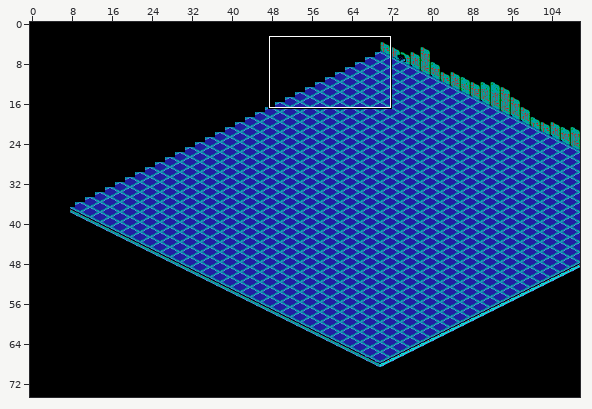
An edit to a level. Tiled map, res/gfx/grid/tilemap_zona0_zone14_v3.tmx. The picture above shows the old version from afar; the outline marks the close-up.
Close-up. Before the commit:
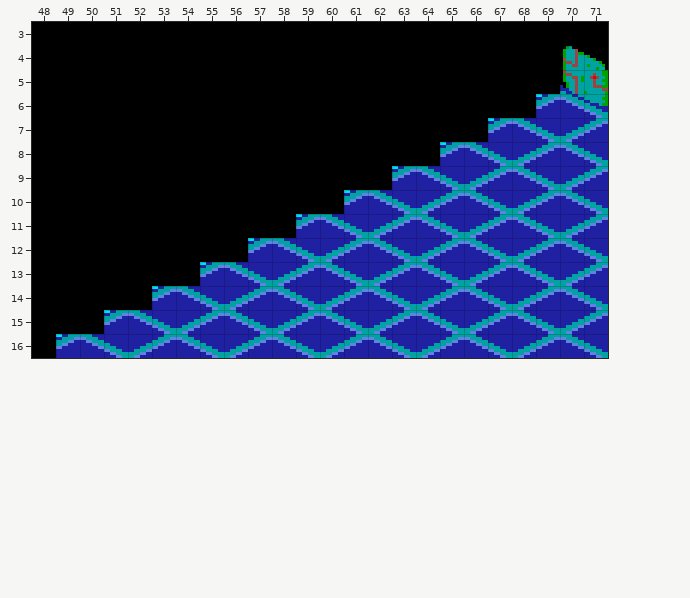
Cells are 8x8 px. Shown: x 48..71, y 3..16. The commit also changed other parts of the map, which this record leaves out.
And afterwards:
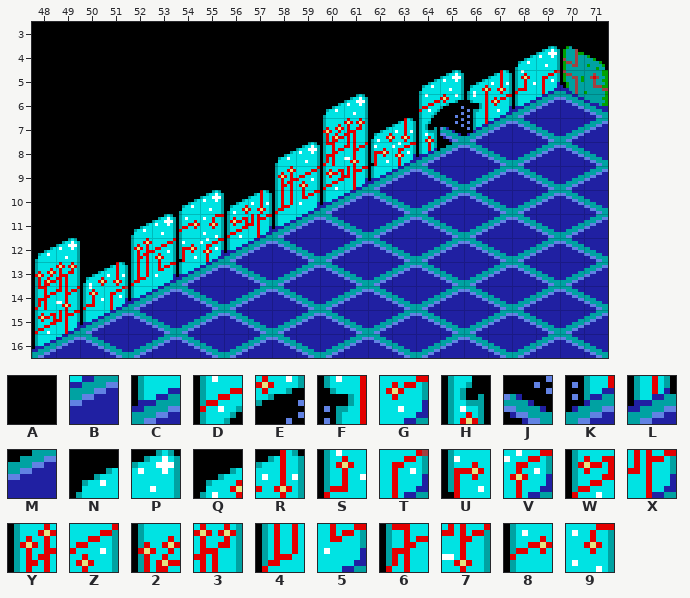
Key: from "tileset_zona0_grid_v3": A 3, B 7, C 11, D 56, E 57, F 58, G 59, H 60, J 61, K 62, L 64, M 65, N 68, P 69, Q 70, R 71, S 72, T 73, U 74, V 75, W 76, X 77, Y 78, Z 79, 2 80, 3 81, 4 82, 5 83, 6 84, 7 85, 8 86, 9 87.
_ is an empty cell, . an unchanged one.
Changes in this commit:
--- layer "layer_grid"
@@ x 48..69 @@
- 4 ....................AA
- 5 ................AAAAAA
- 6 ............AA..AAAAA.
- 7 ............AAAAAAA...
- 8 ..........AAAAAAAB....
- 9 ..........AAAAA.......
-10 ......AAAAAAA.........
-11 ....AAAAAAA...........
-12 AA..AAAAA.............
-13 AAAAAAA...............
-14 AAAAA.................
-15 AAA...................
-16 A.....................
+ 4 ....................NP
+ 5 ................NPQRST
+ 6 ............NP..DEFGC.
+ 7 ............23QRHJK...
+ 8 ..........NP67UVLM....
+ 9 ..........YZWXC.......
+10 ......NPQR45C.........
+11 ....NP89WXC...........
+12 NP..YZUVC.............
+13 23QR45C...............
+14 67STC.................
+15 WXC...................
+16 C.....................
